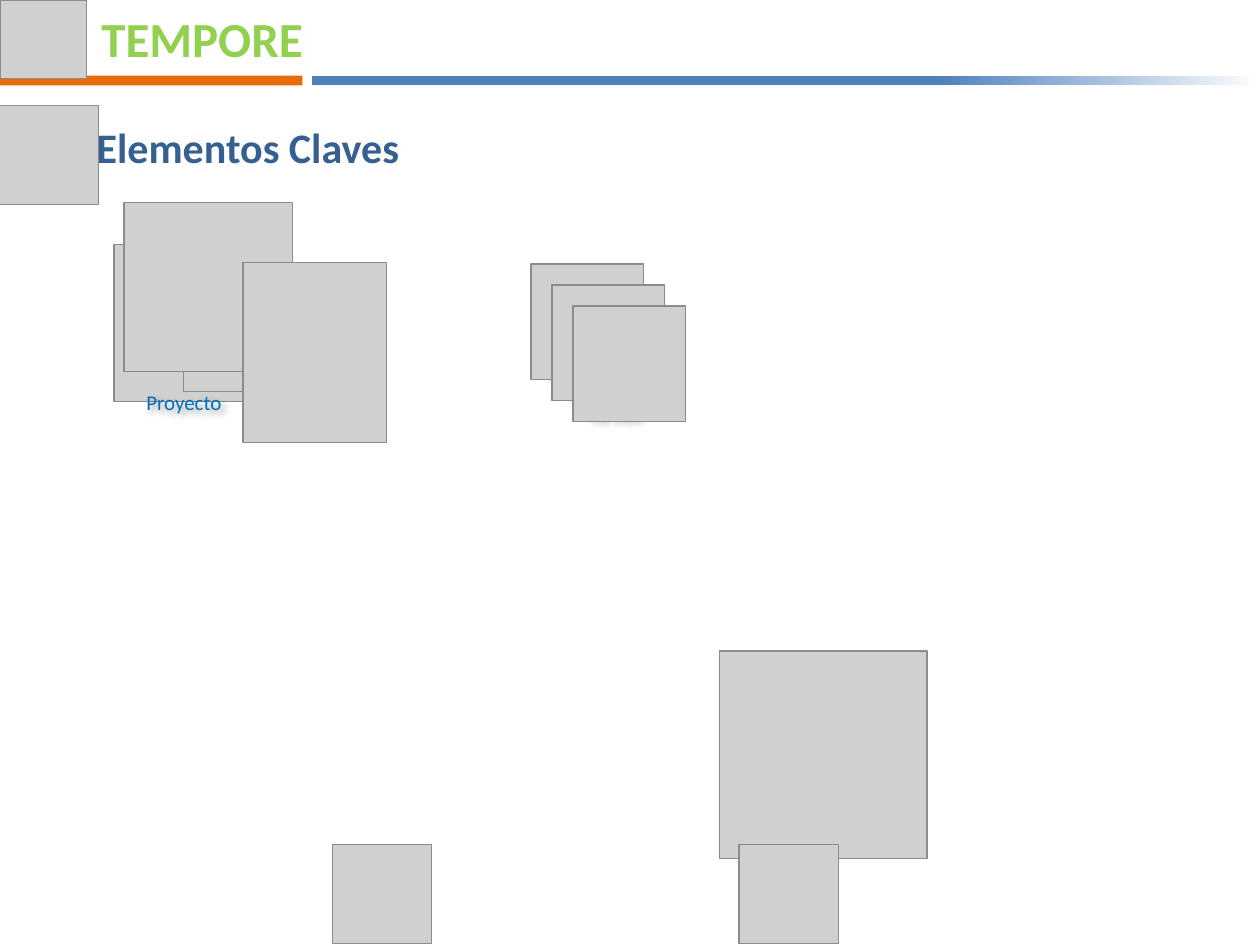
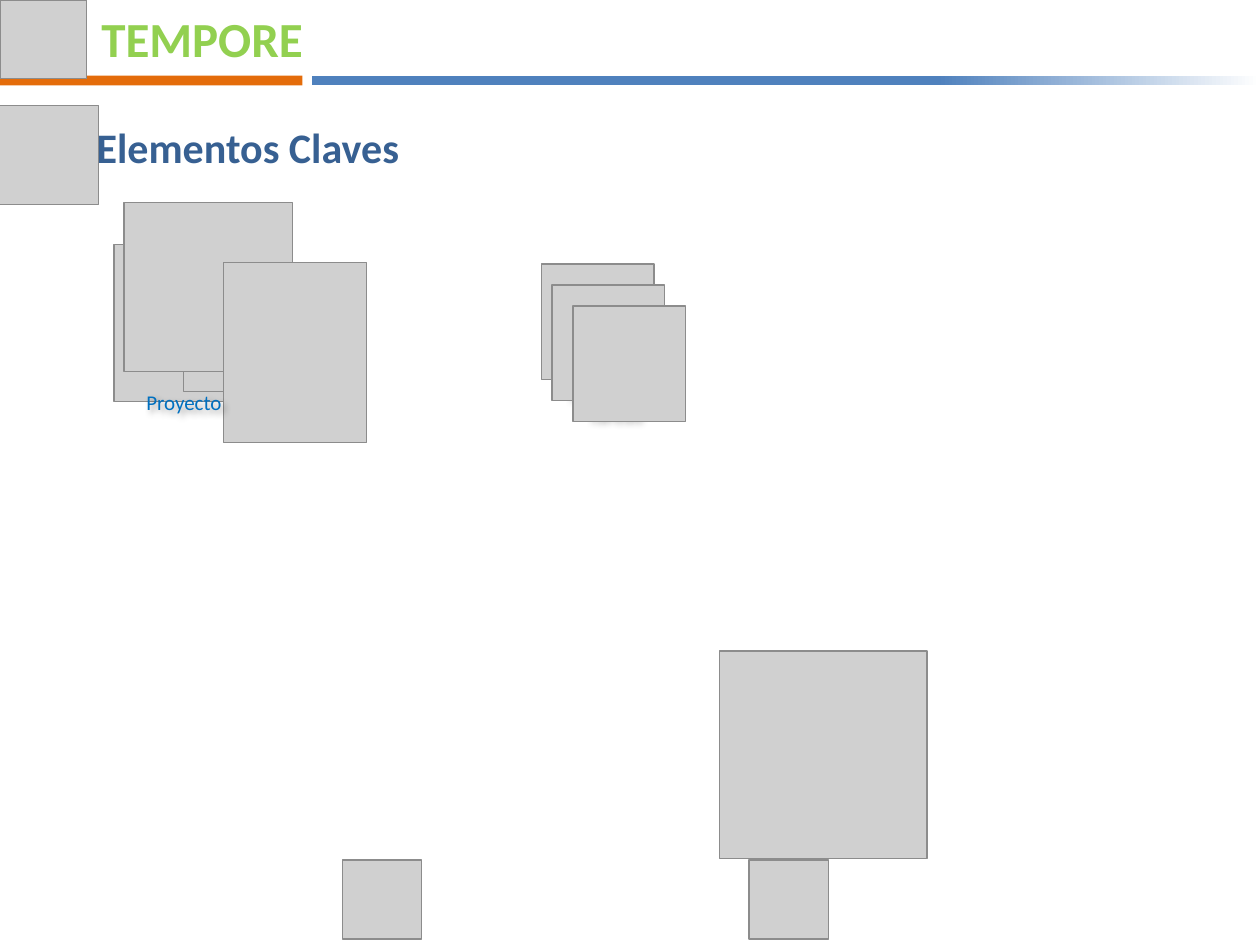
Before and after one commit to joshishimla99/tempore, a slide deck: slide 2 of docs/Presentacion Final/Tempore – Manejá tus tiempos-V5.pptx (slide 3 before the commit). Drawn at 1260x945 pixels with LibreOffice and Linux fonts; fonts in the diff are those of the drawing; grey boxes stand for pictures. Boxes give left, top, right and bottom in pixels: in the first picture for what was removed or moved away, otherwise in the second. Text is boxed around its words. In the diff, an @@ line names an element or a change of style, - is before the commit and + after.

```diff
--- a/docs/Presentacion Final/Tempore – Manejá tus tiempos-V5.pptx
+++ b/docs/Presentacion Final/Tempore – Manejá tus tiempos-V5.pptx
@@ picture: place and size @@
-picture at <box>243,262,387,442</box>
+picture at <box>223,262,367,442</box>
@@ picture: place and size @@
-picture at <box>532,265,644,381</box>
+picture at <box>542,265,654,381</box>
@@ text "Tareas": place and size @@
-text "Tareas" at <box>543,360,597,384</box>
+text "Tareas" at <box>553,360,607,384</box>
@@ picture: place and size @@
-picture at <box>333,845,432,944</box>
+picture at <box>343,861,422,940</box>
@@ picture: place and size @@
-picture at <box>740,845,839,944</box>
+picture at <box>748,861,828,940</box>
```
Also in this commit, not shown: 1 other slide changed.
